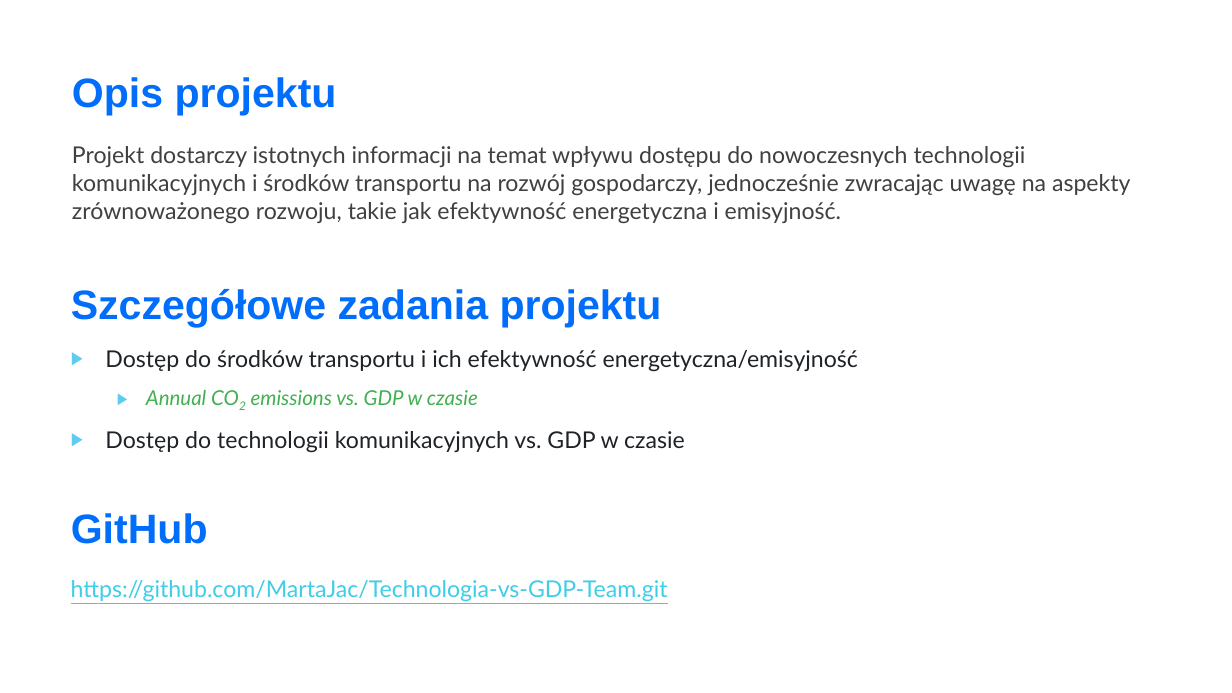
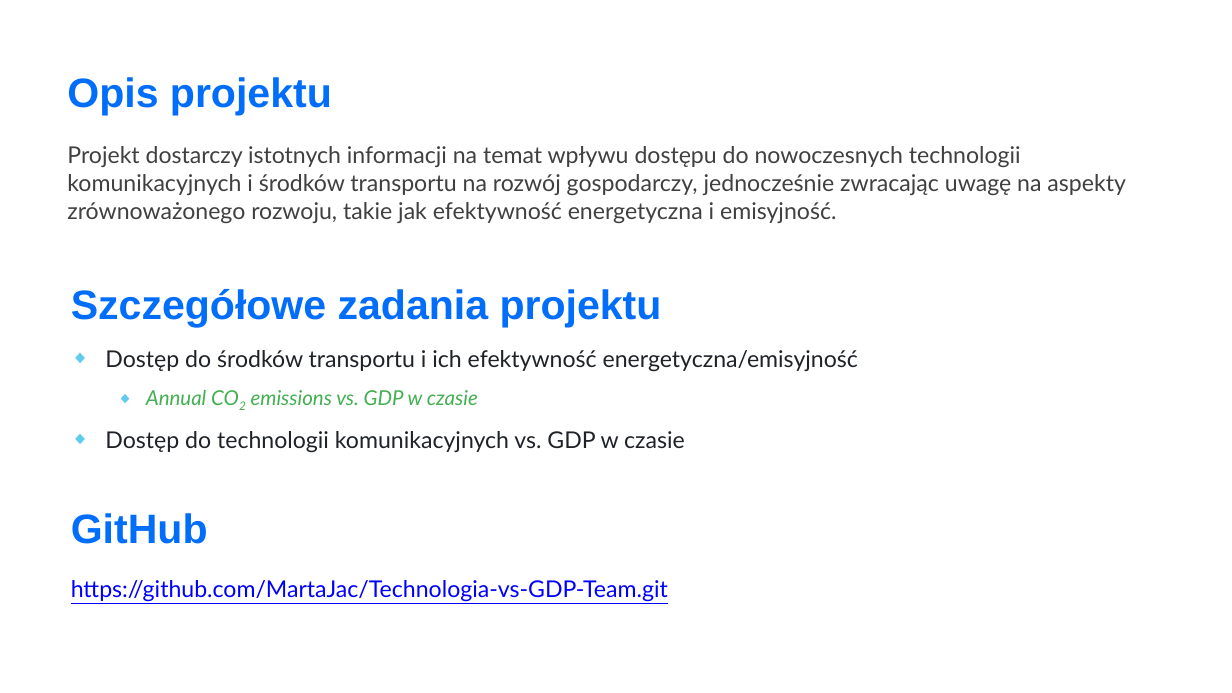
Before and after one commit to MartaJac/Technologia-vs-GDP-Team, a slide deck: slide 2 of Technologia vs GDP.pptx. Drawn at 1232x693 pixels with LibreOffice and Linux fonts; fonts in the diff are those of the drawing. Boxes give left, top, right and bottom in pixels: in the first picture for what was removed or moved away, otherwise in the second. Text is boxed around its words. In the diff, an @@ line names an element or a change of style, - is before the commit and + after.

```diff
--- a/Technologia vs GDP.pptx
+++ b/Technologia vs GDP.pptx
@@ title "Opis projektu": place and size @@
-title "Opis projektu" at (72, 77, 337, 116)
+title "Opis projektu" at (67, 77, 332, 116)
@@ text "Projekt dostarczy istotnych informacji na ...": place and size @@
-text "Projekt dostarczy istotnych informacji na ..." at (72, 146, 1130, 223)
+text "Projekt dostarczy istotnych informacji na ..." at (67, 146, 1125, 223)
@@ text "Dostęp do środków transportu i ..." at (105, 350, 858, 453): highlight #FFFFFF to none; bullet ▶ to ◆ @@
@@ text "https://github.com/MartaJac/Technologia-vs-GDP-Team.git" at (71, 580, 668, 602): text colour #3FCDE7 to #0000FF @@
```
Also in this commit, not shown: 5 other slides changed, 2 slides added, 2 slides removed.
